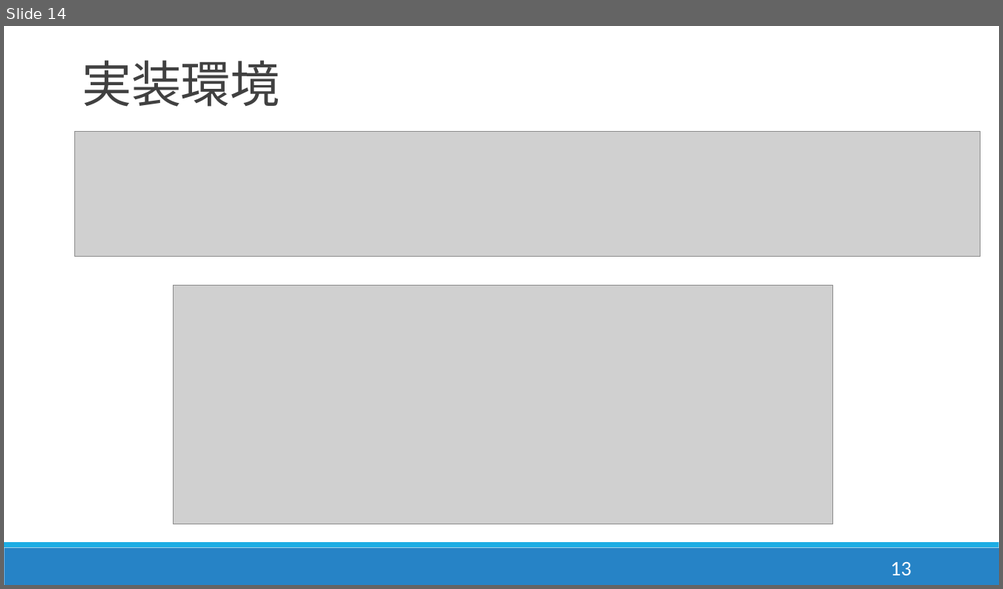
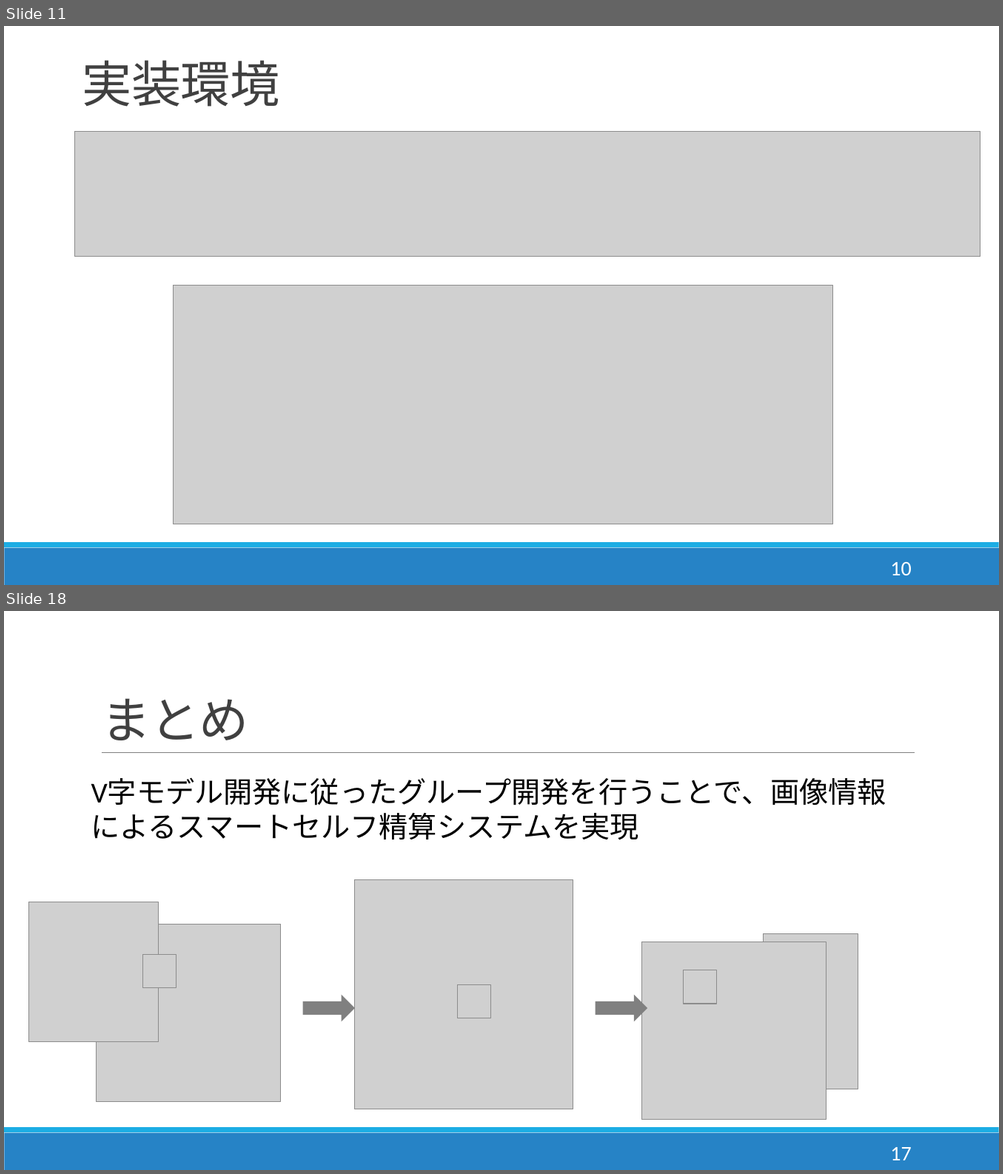
Before and after one commit to DJ956/YoloBarcodeReader, a slide deck: プレゼン/enpit_dan.pptx. Shown one above the other, each under a label of ours: slide 14 before the commit, slides 11 and 18 after it; the slides between them are not shown. The pictures are 1003x589 and 1003x1174 pixels, drawn with LibreOffice and Linux fonts; fonts in the diff are those of the drawing; grey boxes stand for pictures. Boxes give left, top, right and bottom in pixels: in the first picture for what was removed or moved away, otherwise in the second. Text is boxed around its words. In the diff, an @@ line names an element or a change of style, - is before the commit and + after.

```diff
--- a/プレゼン/enpit_dan.pptx
+++ b/プレゼン/enpit_dan.pptx
@@ slide 18 added at (4,611,999,1170), background #FFFFFF; not listed: 2 template elements that a slide beside it also shows @@
@@ title added at (101,698,249,741), 48 pt, text #404040 @@
+まとめ
@@ line added from (102, 753) to (915, 753), #808080 0.5 pt @@
@@ text added at (91,779,886,840), 28 pt, text #000000 @@
+V字モデル開発に従ったグループ開発を行うことで、画像情報によるスマートセルフ精算システムを実現
@@ picture added at (355,880,573,1111) @@
@@ picture added at (28,902,159,1042) @@
@@ picture added at (96,924,281,1102) @@
@@ picture added at (641,943,825,1120) @@
@@ picture added at (762,935,857,1090) @@
@@ picture added at (143,955,176,988) @@
@@ picture added at (458,985,491,1019) @@
@@ picture added at (683,971,717,1004) @@
@@ right arrow added at (302,995,355,1022), fill #808080 @@
@@ right arrow added at (595,995,647,1022), fill #808080 @@
@@ page number added at (890,1147,910,1161), 20 pt, text #FFFFFF @@
+17
@@ what was slide 14 is now slide 11 @@
@@ page number at (890,562,910,576): text changed @@
-13
+10
```
Also in this commit, not shown: 6 slides changed, 6 other slides added, 8 slides removed, 1 other file.
